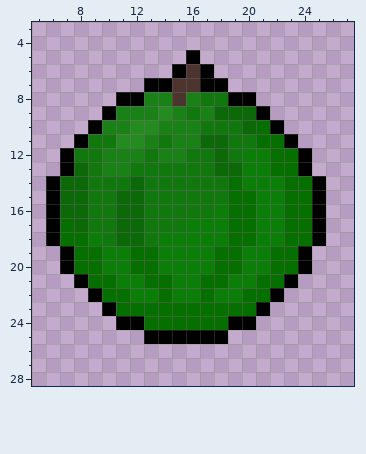
One commit to this pixel-art file: Assets/Arts/Item/HP/Fruit/Watermelon.aseprite. Above is the file before it was changed.
32x32 pixels, 1 frame. Colours within 5 levels of each other are drawn and written as one. Shown: x 5..27, y 3..28.
After:
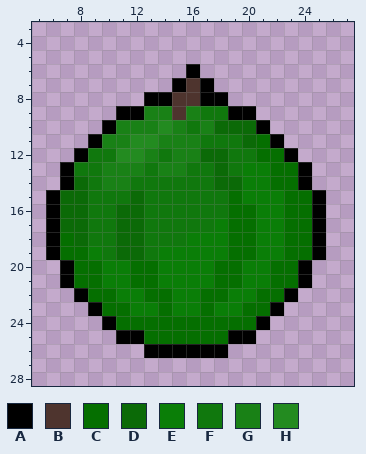
Palette (. is transparent): A #000000  B #4e342e  C #056f00  D #0b6a07  E #0a7e07  F #10780d  G #198116  H #238b20
The exact change:
Layers "Layer 1", "Flattened":
Colour A now appears in row 19 at x 6 and 25; in row 21 at x 7 and 24; in row 22 at x 8 and 23; in row 23 at x 9 and 22; in row 24 at x 10 and 21; in row 25 at x 11 to 12 and 19 to 20.
Colour A now appears in row 26 at x 13 to 18.
The author changed colour B to colour A in row 6 at x 16; in row 7 at x 15.
The author changed colour C to colour A in row 10 at x 21; in row 11 at x 22; in row 12 at x 23; in row 14 at x 24.
The author changed colour D to colour A in row 9 at x 19 to 20; in row 14 at x 7.
The author changed colour F to colour A in row 8 at x 17 to 18; in row 11 at x 9; in row 12 at x 8.
The author changed colour G to colour A in row 8 at x 13 to 14; in row 9 at x 11 to 12; in row 10 at x 10.
The author changed colour G to colour B in row 8 at x 16; in row 9 at x 15.
The author changed colour A to colour C in row 19 at x 7 and 24; in row 21 at x 8 and 23; in row 22 at x 9 and 22; in row 23 at x 10 and 21; in row 24 at x 11 to 12 and 19 to 20; in row 25 at x 13 to 18.
The author changed colour E to colour C in row 12 at x 21; in row 14 at x 22; in row 19 at x 20; in row 21 at x 12 and 19; in row 22 at x 13 and 18.
The author changed colour C to colour D in row 14 at x 19; in row 17 at x 7; in row 18 at x 8; in row 19 at x 12.
The author changed colour E to colour D in row 19 at x 11.
The author changed colour F to colour D in row 10 at x 18 to 19; in row 11 at x 20; in row 12 at x 17; in row 14 at x 18.
The author changed colour C to colour E in row 15 at x 20; in row 19 at x 9, 18 and 22; in row 21 at x 10, 14, 17 and 21; in row 22 at x 11 and 20; in row 23 at x 12 to 13, 15 to 16 and 18 to 19.
The author changed colour C to colour F in row 19 at x 13.
The author changed colour D to colour F in row 9 at x 18; in row 11 at x 17 to 18; in row 13 at x 8 and 19; in row 14 at x 12; in row 15 at x 11.
The author changed colour E to colour F in row 12 at x 20; in row 16 at x 18; in row 17 at x 16 to 17; in row 18 at x 9 and 14 to 15; in row 19 at x 10.
The author changed colour G to colour F in row 9 at x 17; in row 10 at x 16; in row 12 at x 10 and 14.
The author changed colour F to colour G in row 9 at x 16; in row 10 at x 17; in row 11 at x 10 and 14; in row 12 at x 13 and 16; in row 13 at x 12 and 14 to 15; in row 14 at x 10 to 11.
The author changed colour H to colour G in row 9 at x 14; in row 10 at x 12 to 13; in row 11 at x 11.
The author changed colour G to colour H in row 10 at x 14; in row 11 at x 13; in row 12 at x 11 to 12.
Colour A is removed in row 5 at x 16; in row 6 at x 15 and 17; in row 7 at x 13 to 14 and 18; in row 8 at x 11 to 12 and 19 to 20; in row 9 at x 10 and 21; in row 10 at x 9 and 22.
Colour A is removed in row 11 at x 8 and 23; in row 12 at x 7 and 24; in row 14 at x 6 and 25.
